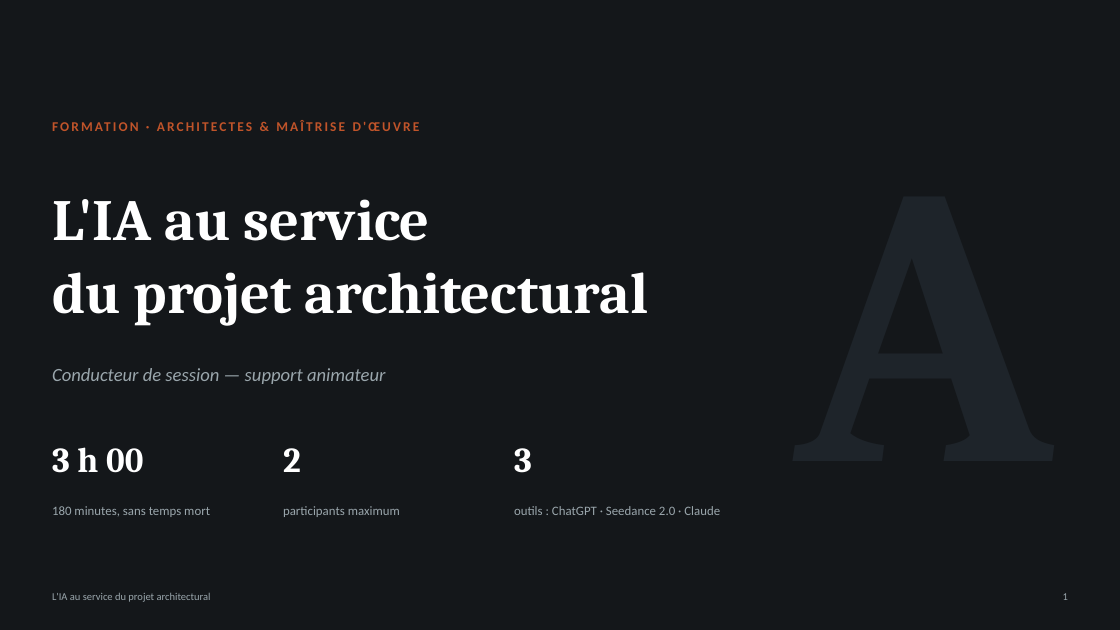
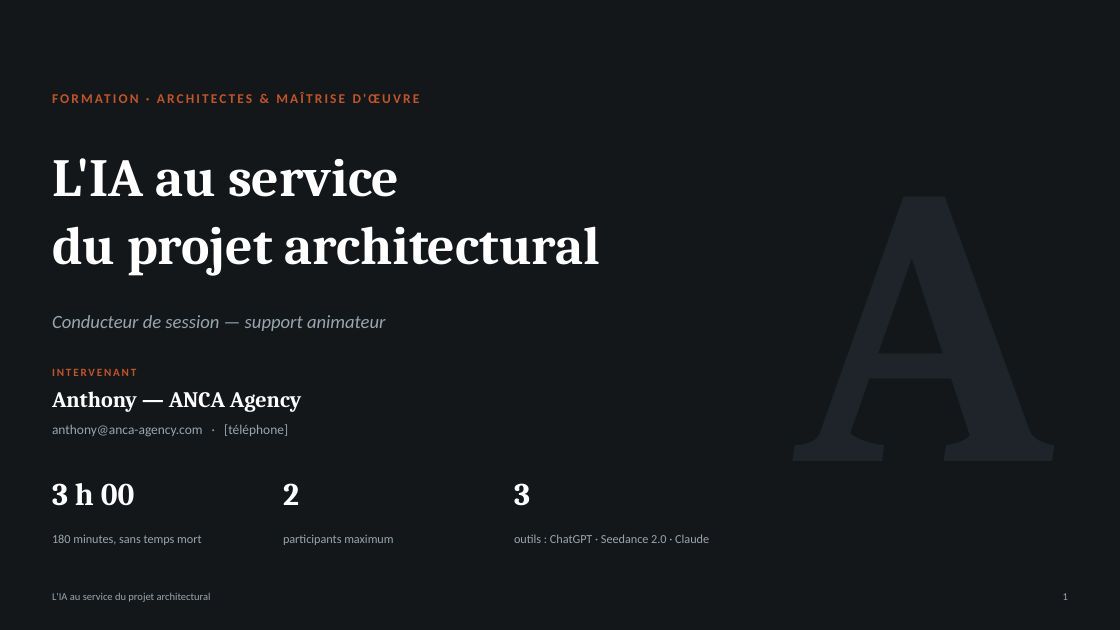
Before and after one commit to ancaagency/page-de-vente-Alba, a slide deck: slide 1 of formation-ia-architectes/formation-ia-architectes.pptx. Drawn at 1120x630 pixels with LibreOffice and Linux fonts; fonts in the diff are those of the drawing. Boxes give left, top, right and bottom in pixels: in the first picture for what was removed or moved away, otherwise in the second. Text is boxed around its words. In the diff, an @@ line names an element or a change of style, - is before the commit and + after.

```diff
--- a/formation-ia-architectes/formation-ia-architectes.pptx
+++ b/formation-ia-architectes/formation-ia-architectes.pptx
@@ text "FORMATION · ARCHITECTES & MAÎTRISE ...": place and size @@
-text "FORMATION · ARCHITECTES & MAÎTRISE ..." at (353, 122, 361, 131)
+text "FORMATION · ARCHITECTES & MAÎTRISE ..." at (353, 94, 361, 103)
@@ text "L'IA au service": place and size @@
-text "L'IA au service" at (52, 199, 648, 326)
+text "L'IA au service" at (52, 158, 600, 276)
@@ text "L'IA au service" at (52, 158, 600, 276): size 50 to 46 pt @@
@@ text "Conducteur de session — support ...": place and size @@
-text "Conducteur de session — support ..." at (52, 368, 386, 384)
+text "Conducteur de session — support ..." at (52, 315, 386, 331)
@@ text added at (52, 369, 136, 376), 9.5 pt, text #C0542A, bold @@
+INTERVENANT
@@ text added at (52, 391, 302, 412), 19 pt, text #FFFFFF, bold @@
+Anthony — ANCA Agency
@@ text added at (52, 424, 288, 436), 11.5 pt, text #9AA6AC @@
+anthony@anca-agency.com · [téléphone]
@@ 3 texts: place and size @@
-3 texts at (52, 447, 532, 473)
+3 texts at (52, 483, 530, 506)
@@ size 30 to 27 pt in 3 elements at (52, 483, 135, 506), (283, 483, 299, 505), (514, 483, 530, 506) @@
@@ text "180 minutes, sans temps mort": place and size @@
-text "180 minutes, sans temps mort" at (52, 506, 210, 517)
+text "180 minutes, sans temps mort" at (52, 534, 201, 545)
@@ text "participants maximum": place and size @@
-text "participants maximum" at (283, 506, 400, 517)
+text "participants maximum" at (283, 534, 393, 545)
@@ size 11 to 10.5 pt in 3 elements at (52, 534, 201, 545), (283, 534, 393, 545), (514, 534, 709, 543) @@
@@ text "outils : ChatGPT · Seedance ...": place and size @@
-text "outils : ChatGPT · Seedance ..." at (514, 506, 720, 515)
+text "outils : ChatGPT · Seedance ..." at (514, 534, 709, 543)
```
Also in this commit, not shown: 25 other slides changed, 1 slide added, 3 other files.
